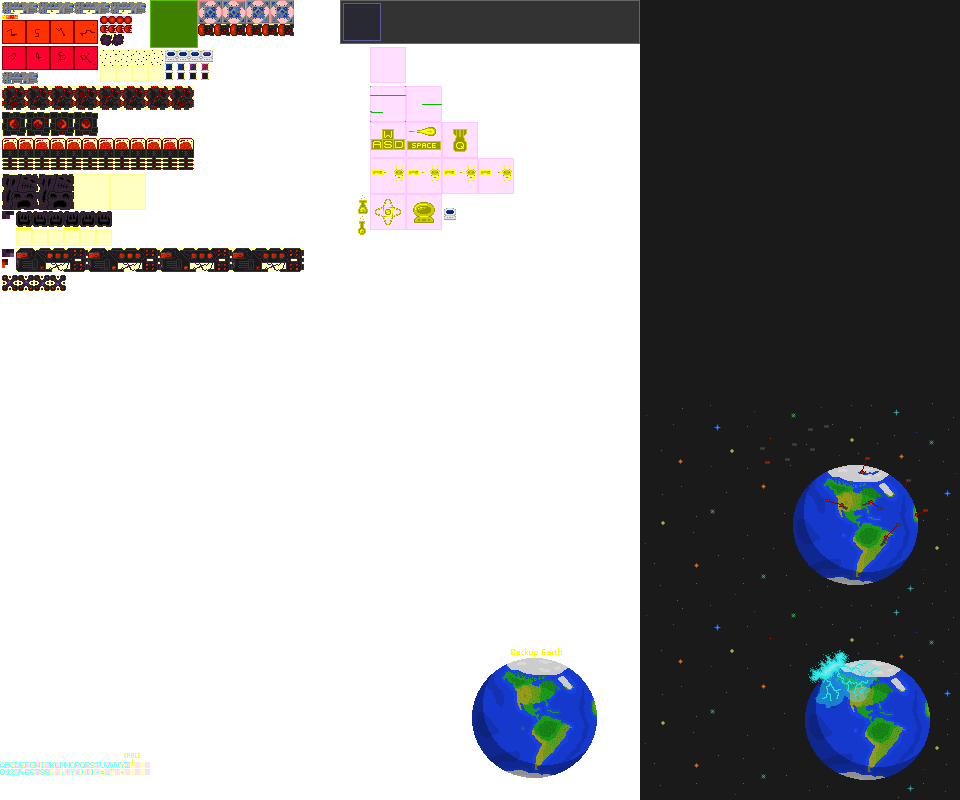
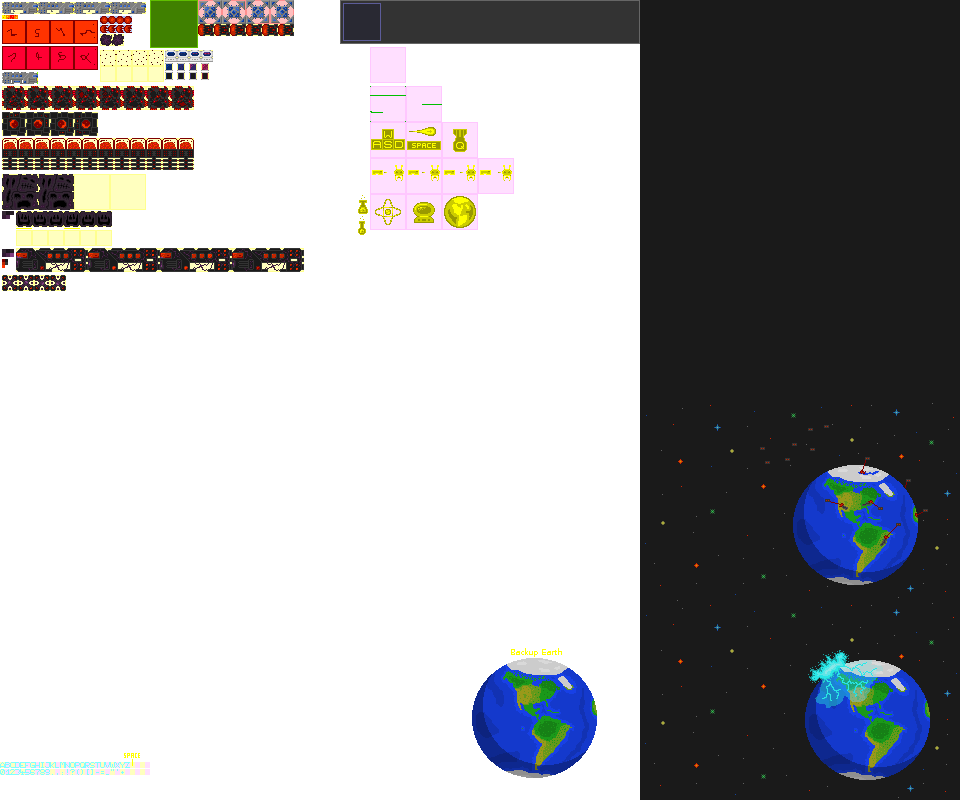
Before/after of a 960 x 800 layered artwork. What changed in the layer stack:
painted on "sprites" over (444, 196, 476, 228)
painted on "helpers" over (442, 194, 478, 230)
